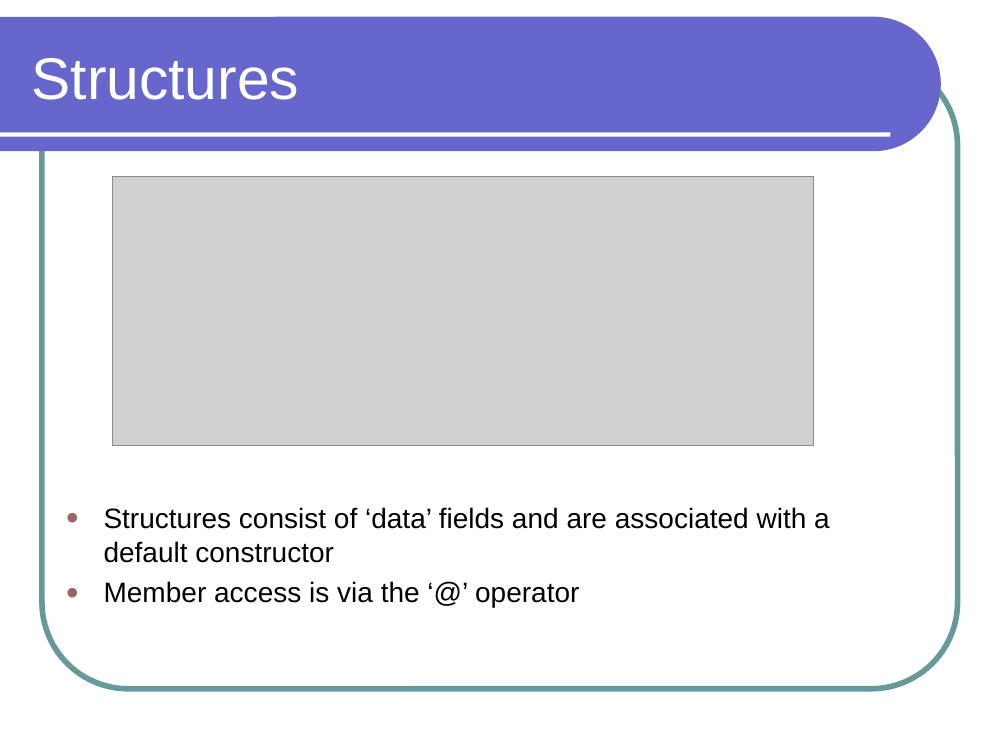
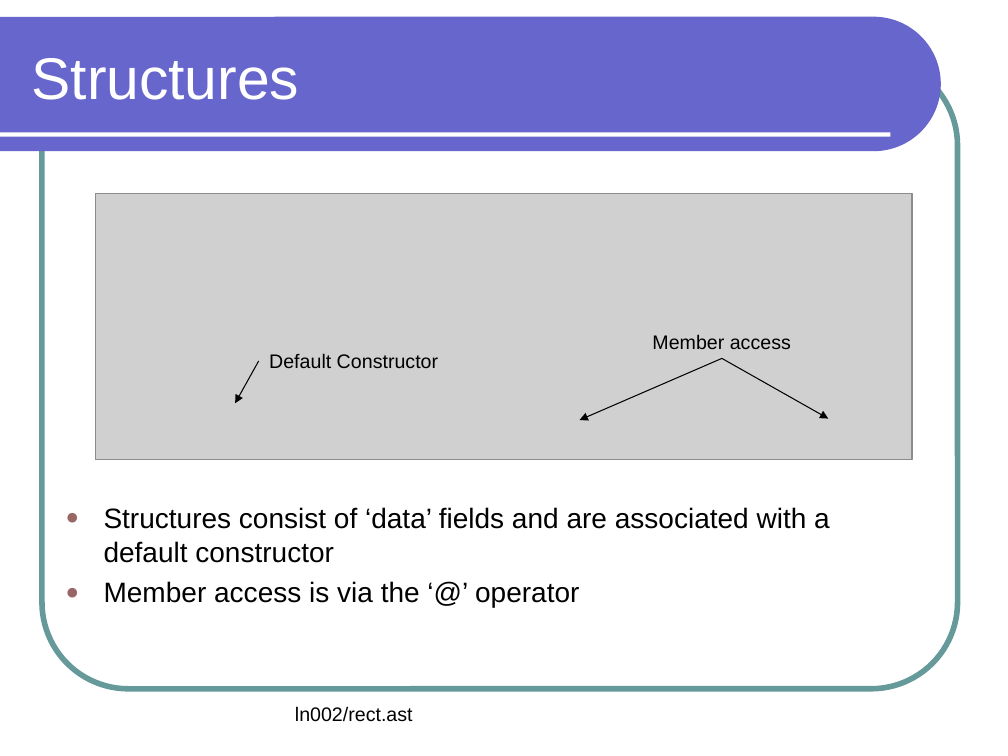
Before and after one commit to lutzhamel/CSC301, a slide deck: slide 7 of notes/csc301-ln002.ppt. Drawn at 1008x756 pixels with LibreOffice and Linux fonts; fonts in the diff are those of the drawing; grey boxes stand for pictures. Boxes give left, top, right and bottom in pixels: in the first picture for what was removed or moved away, otherwise in the second. Text is boxed around its words. In the diff, an @@ line names an element or a change of style, - is before the commit and + after.

```diff
--- a/notes/csc301-ln002.ppt
+++ b/notes/csc301-ln002.ppt
@@ picture: place and size @@
-picture at [113,176,814,446]
+picture at [96,194,912,460]
@@ text added at [269,353,438,368], 14 pt, text #000000 @@
+Default Constructor
@@ arrow added from (722, 359) to (580, 420), #000000 0.74 pt @@
@@ text added at [652,334,791,349], 14 pt, text #000000 @@
+Member access
@@ arrow added from (722, 359) to (829, 418), #000000 0.74 pt @@
@@ arrow added from (259, 361) to (235, 403), #000000 0.74 pt @@
@@ text added at [295,706,413,722], 14 pt, text #000000 @@
+ln002/rect.ast
```
Also in this commit, not shown: 10 other slides changed, 1 slide added, 1 slide removed, 10 other files.
